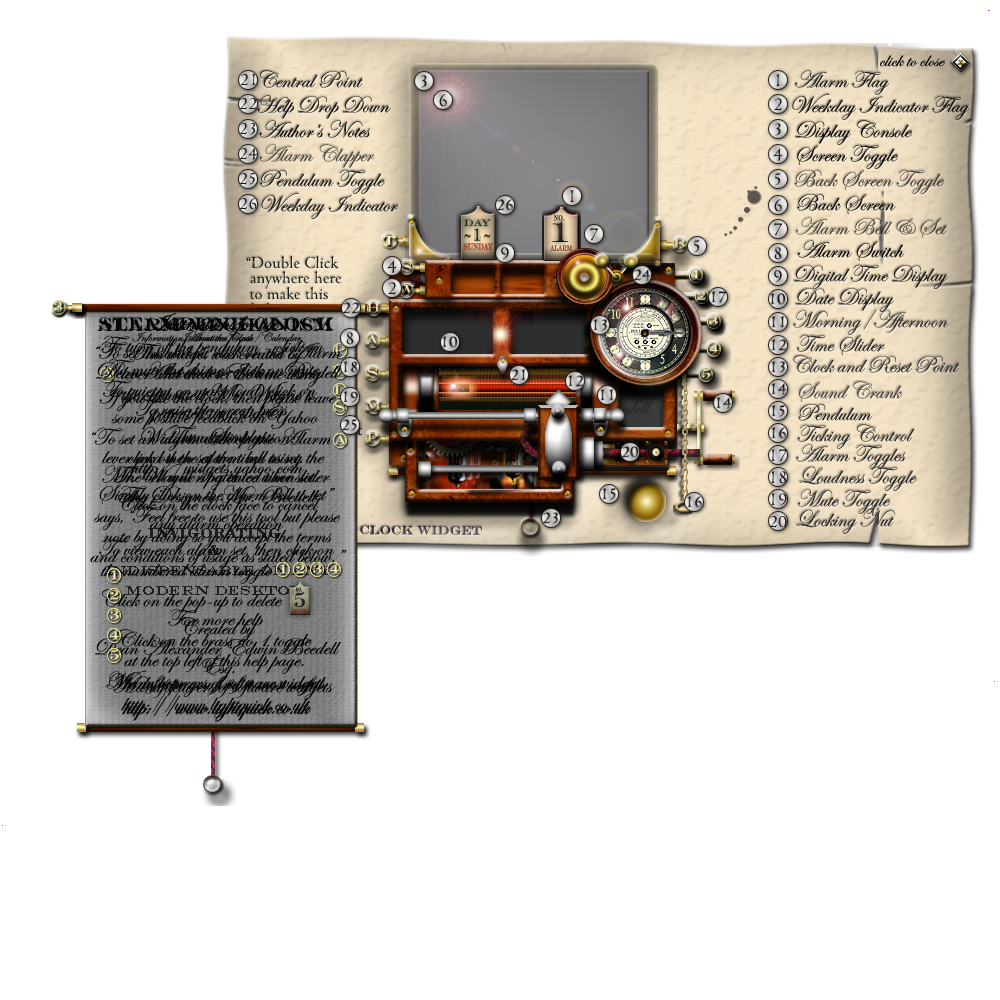
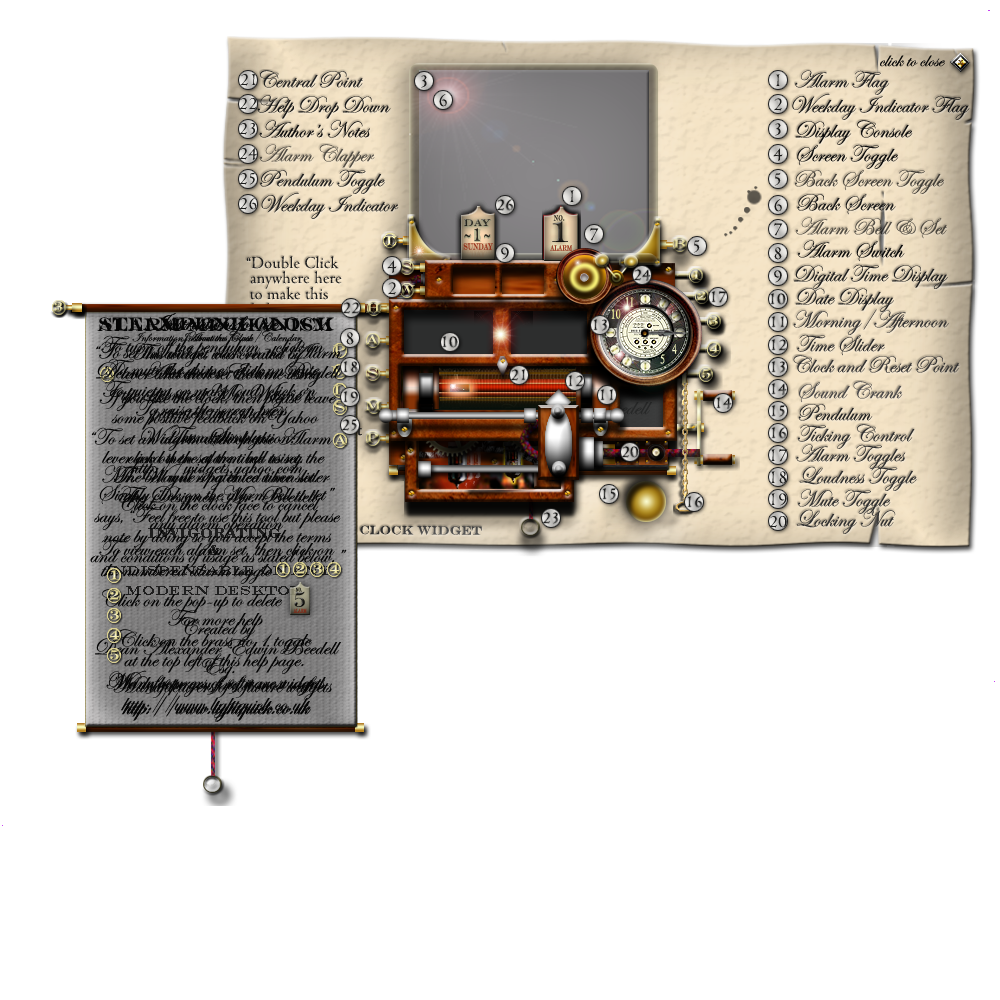
Layers edited between the first and the second 1000 x 1000 image:
painted on "bottombox" over [398,481,404,518]
painted on "pendulumtoggle" over [365,445,386,457]
painted on "alarmtoggle" over [370,348,386,359]
painted on "helptoggle" over [368,318,387,329]
painted on "timemachinetoggle" over [379,233,409,258]
